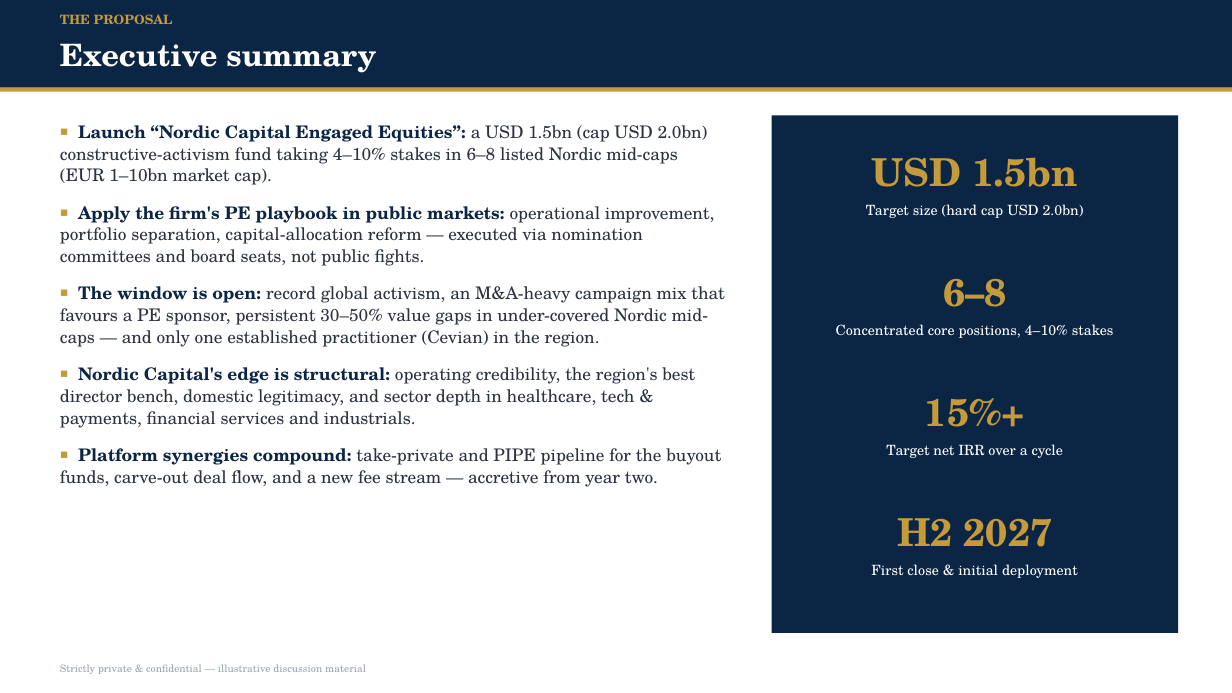
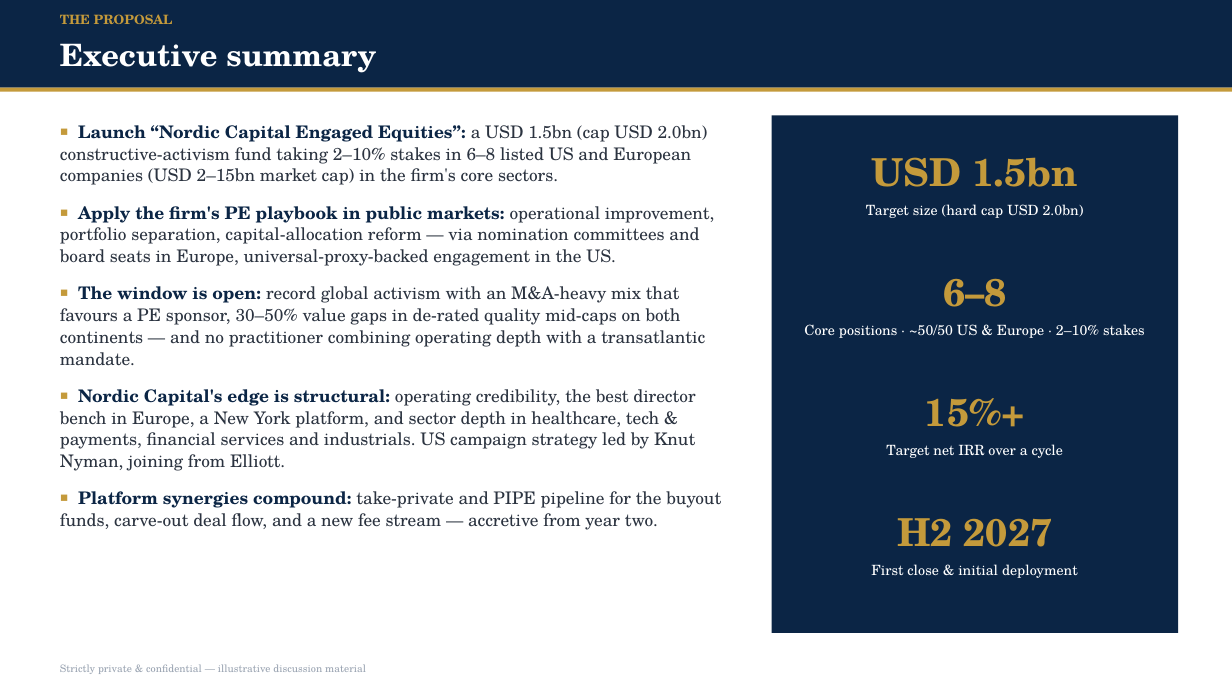
Before and after one commit to knutnyman/knutnyman, a slide deck: slide 2 of nordic-capital-activism-pitch/Nordic_Capital_Engaged_Equities_Deck.pptx. Drawn at 1232x693 pixels with LibreOffice and Linux fonts; fonts in the diff are those of the drawing. Boxes give left, top, right and bottom in pixels: in the first picture for what was removed or moved away, otherwise in the second. Text is boxed around its words. In the diff, an @@ line names an element or a change of style, - is before the commit and + after.

```diff
--- a/nordic-capital-activism-pitch/Nordic_Capital_Engaged_Equities_Deck.pptx
+++ b/nordic-capital-activism-pitch/Nordic_Capital_Engaged_Equities_Deck.pptx
@@ text at (x1=60, y1=125, x2=715, y2=471): text changed @@
-▪ Launch “Nordic Capital Engaged Equities”: a USD 1.5bn (cap USD 2.0bn) constructive-activism fund taking 4–10% stakes in 6–8 listed Nordic mid-caps (EUR 1–10bn market cap).
-▪ Apply the firm's PE playbook in public markets: operational improvement, portfolio separation, capital-allocation reform — executed via nomination committees and board seats, not public fights.
-▪ The window is open: record global activism, an M&A-heavy campaign mix that favours a PE sponsor, persistent 30–50% value gaps in under-covered Nordic mid-caps — and only one established practitioner (Cevian) in the region.
-▪ Nordic Capital's edge is structural: operating credibility, the region's best director bench, domestic legitimacy, and sector depth in healthcare, tech & payments, financial services and industrials.
+▪ Launch “Nordic Capital Engaged Equities”: a USD 1.5bn (cap USD 2.0bn) constructive-activism fund taking 2–10% stakes in 6–8 listed US and European companies (USD 2–15bn market cap) in the firm's core sectors.
+▪ Apply the firm's PE playbook in public markets: operational improvement, portfolio separation, capital-allocation reform — via nomination committees and board seats in Europe, universal-proxy-backed engagement in the US.
+▪ The window is open: record global activism with an M&A-heavy mix that favours a PE sponsor, 30–50% value gaps in de-rated quality mid-caps on both continents — and no practitioner combining operating depth with a transatlantic mandate.
+▪ Nordic Capital's edge is structural: operating credibility, the best director bench in Europe, a New York platform, and sector depth in healthcare, tech & payments, financial services and industrials. US campaign strategy led by Knut Nyman, joining from Elliott.
@@ text at (x1=804, y1=324, x2=1145, y2=338): text changed @@
-Concentrated core positions, 4–10% stakes
+Core positions · ~50/50 US & Europe · 2–10% stakes
```
Also in this commit, not shown: 13 other slides changed, 1 slide added, 1 slide removed, 3 other files.
